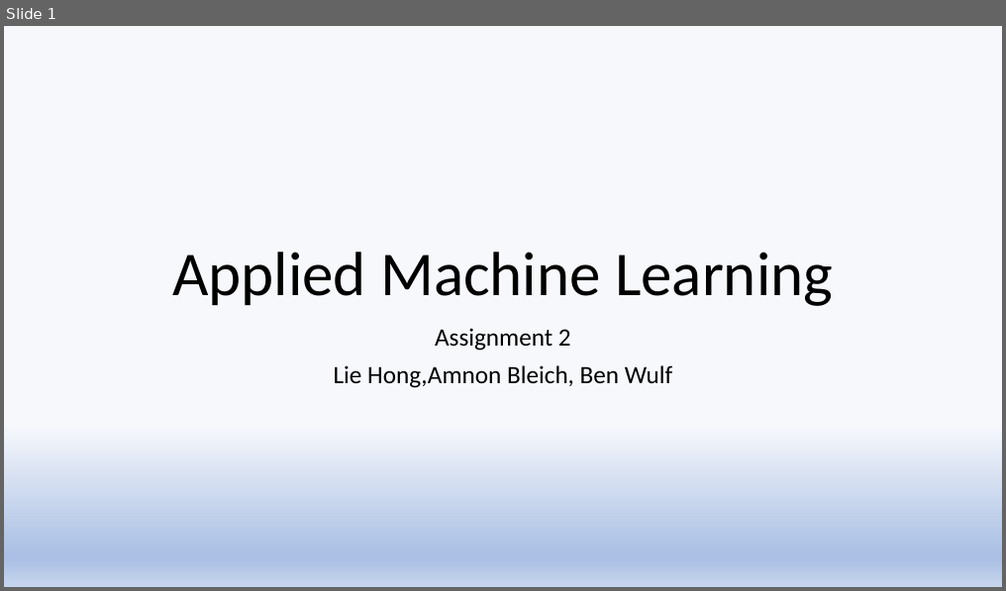
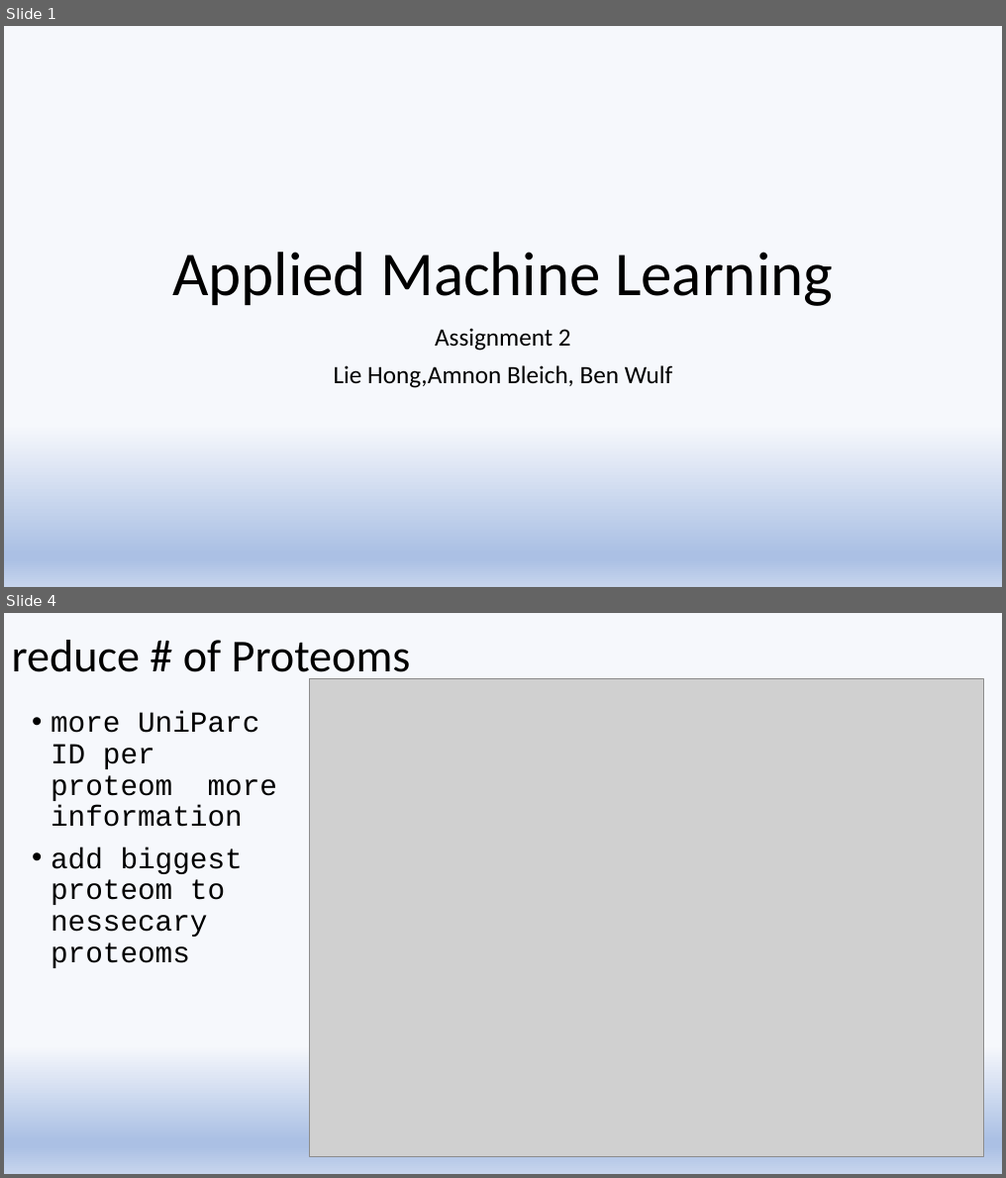
Before and after one commit to amnonbleich/AML, a slide deck: task_02/aml-ex2.pptx. Shown one above the other, each under a label of ours: slide 1 before the commit, slides 1 and 4 after it; the slides between them are not shown. The pictures are 1006x591 and 1006x1178 pixels, drawn with LibreOffice and Linux fonts; fonts in the diff are those of the drawing; grey boxes stand for pictures. Boxes give left, top, right and bottom in pixels: in the first picture for what was removed or moved away, otherwise in the second. Text is boxed around its words. In the diff, an @@ line names an element or a change of style, - is before the commit and + after.

```diff
--- a/task_02/aml-ex2.pptx
+++ b/task_02/aml-ex2.pptx
@@ slide 4 added at [4, 613, 1002, 1174], background gradient #F6F8FC to #ABC0E4 to #C7D5ED @@
@@ title added at [12, 640, 411, 683], 44 pt, text #000000 @@
+reduce # of Proteoms
@@ picture added at [310, 678, 984, 1157] @@
@@ text added at [51, 711, 277, 968], 28 pt, text #000000 @@
+• more UniParc ID per proteom more information
+• add biggest proteom to nessecary proteoms
```
Also in this commit, not shown: 2 slides changed, 2 other slides added, 2 slides removed, 3 other files.
